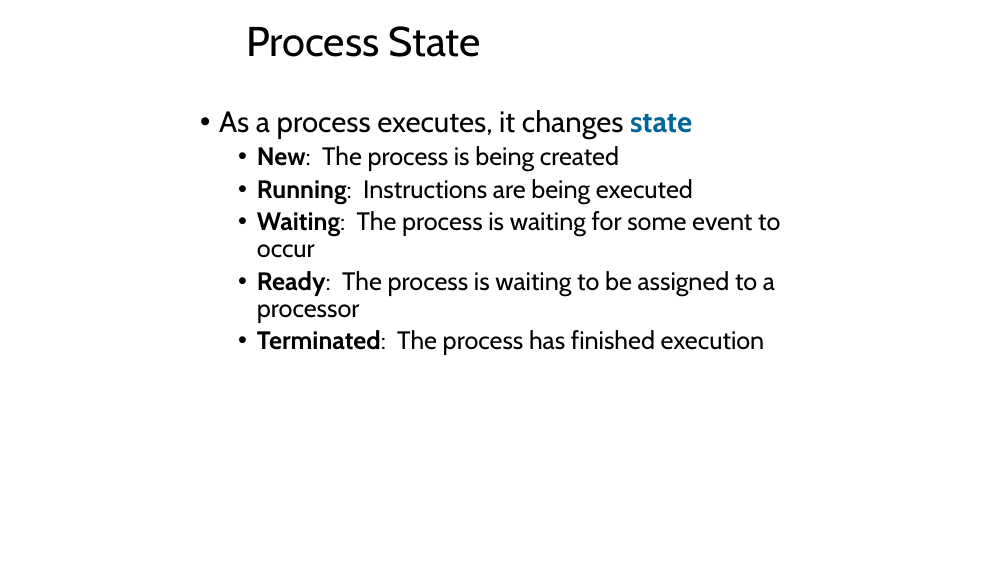
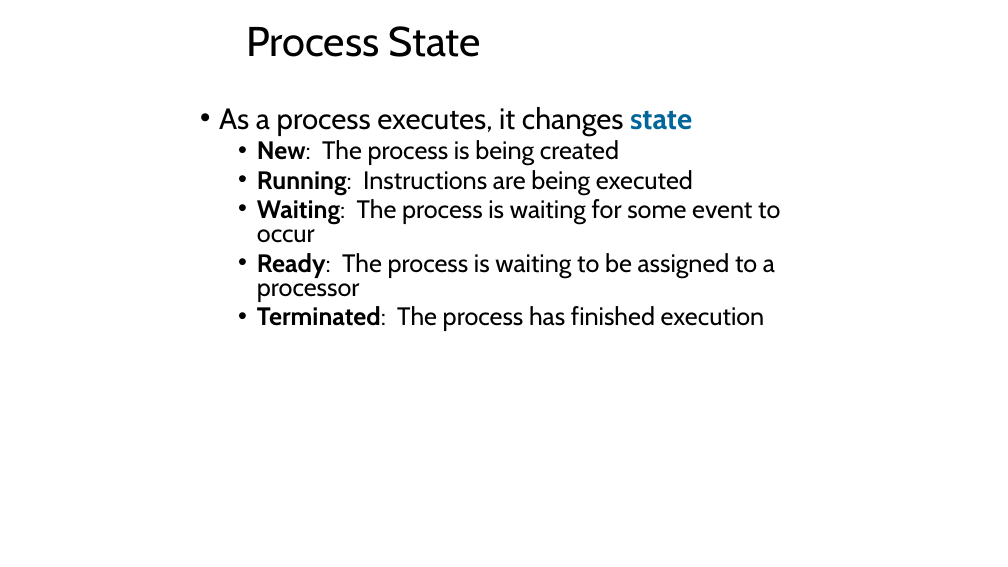
Before and after one commit to 2ViShAlv1/Operating_System, a slide deck: slide 8 of PPT/Process-mgmt-1.pptx. Drawn at 1008x567 pixels with LibreOffice and Linux fonts; fonts in the diff are those of the drawing. Boxes give left, top, right and bottom in pixels: in the first picture for what was removed or moved away, otherwise in the second. Text is boxed around its words. In the diff, an @@ line names an element or a change of style, - is before the commit and + after.

```diff
--- a/PPT/Process-mgmt-1.pptx
+++ b/PPT/Process-mgmt-1.pptx
@@ text "As a process executes, it ..." at bbox=[219, 107, 780, 331]: line spacing 0.9 to 0.8 @@
```
Also in this commit, not shown: 4 other slides changed, 5 other files.
